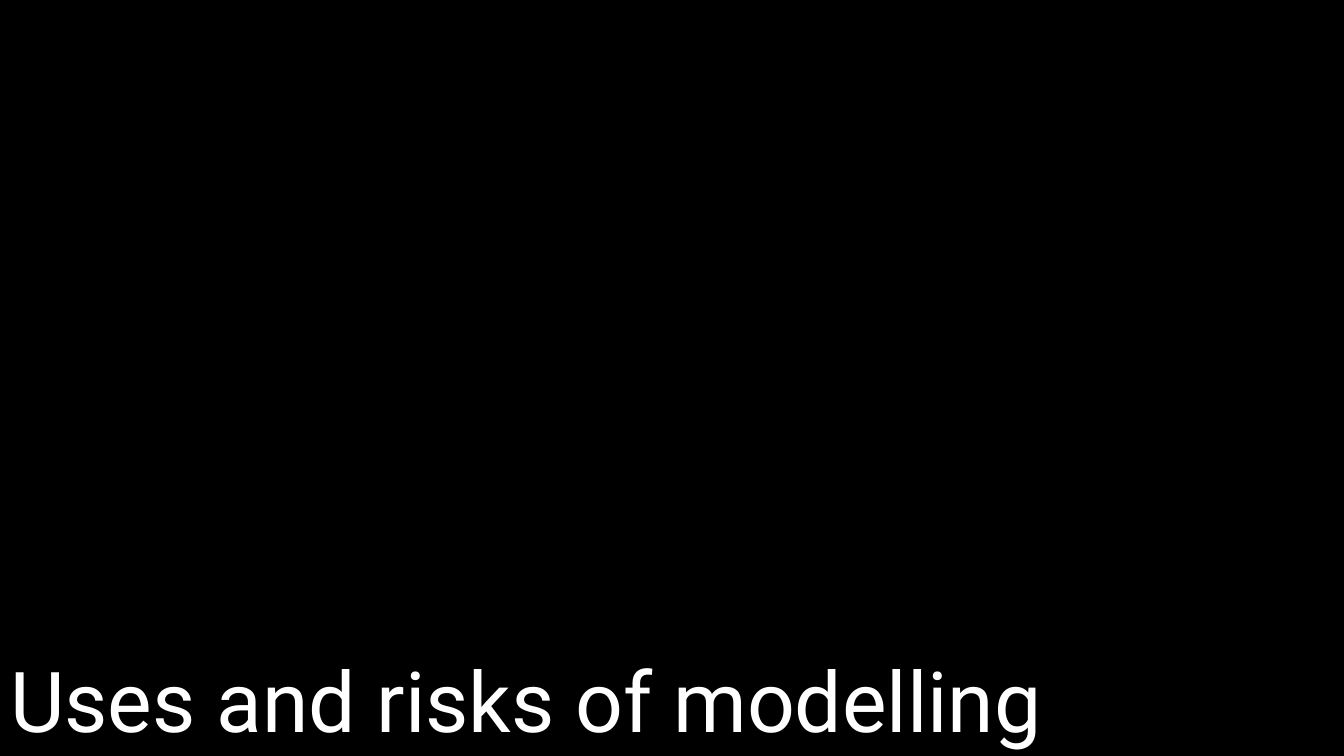
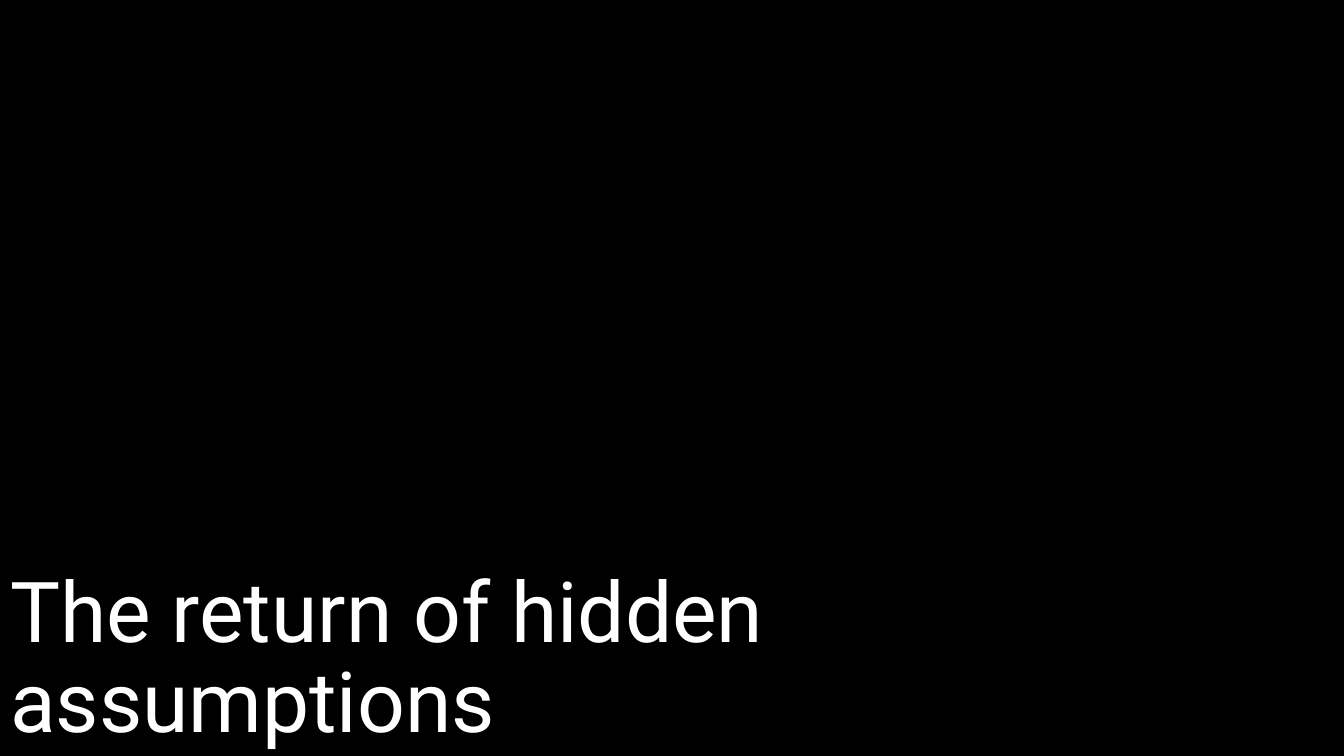
Before and after one commit to DeonRoos/stats-for-biologists, a slide deck: slide 23 of Lectures/BI3010 Lecture 1.5 Introduction to linear models.pptx (slide 20 before the commit). Drawn at 1344x756 pixels with LibreOffice and Linux fonts; fonts in the diff are those of the drawing. Boxes give left, top, right and bottom in pixels: in the first picture for what was removed or moved away, otherwise in the second. Text is boxed around its words. In the diff, an @@ line names an element or a change of style, - is before the commit and + after.

```diff
--- a/Lectures/BI3010 Lecture 1.5 Introduction to linear models.pptx
+++ b/Lectures/BI3010 Lecture 1.5 Introduction to linear models.pptx
@@ title at box(10, 578, 763, 749): text changed @@
-Uses and risks of modelling
+The return of hidden assumptions
```
Also in this commit, not shown: 2 other slides changed, 17 slides added, 3 slides removed, 16 other files.
